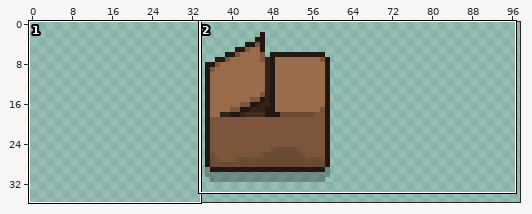
Sprite sheet -- resources/gfx/grid/boxgrid.png. The first picture is a wide view before the edit; the outline marks the close-up.
Close-up. Earlier state:
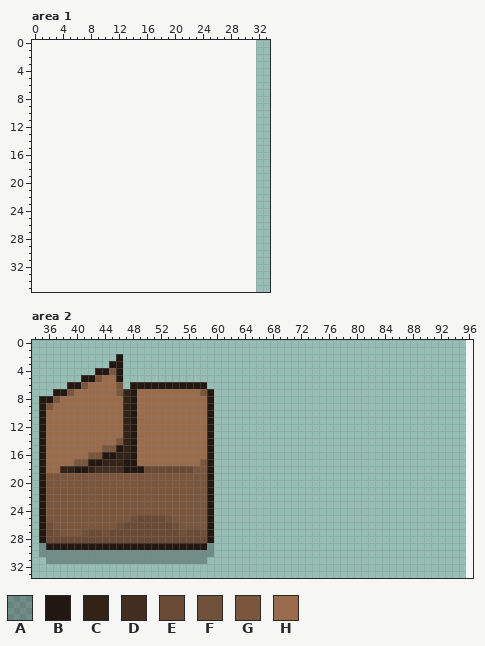
The file is 64x80 pixels. Colours within 5 levels of each other are drawn and written as one. Shown: area 1: x 0..33, y 0..35; area 2: x 34..96, y 0..33. The old version is drawn lined up with the new one, on the new canvas. The wide view leaves out empty margins.
Palette (. is transparent): A #00000040  B #221811  C #332317  D #422e20  E #6a4a34  F #715039  G #7c563c  H #9a6c4c
Pixels before, area 2, first column x 35:
 2 ...........B.............
 3 ..........BB.............
 4 ........BBGB.............
 5 ......BBGHHB.............
 6 ....BBGHHHHG.BBBBBBBBBBB.
 7 ..BBGHHHHHHGCBHHHHHHHHHGB
 8 BBGHHHHHHHHHCBHHHHHHHHHHB
 9 BGHHHHHHHHHHCBHHHHHHHHHHB
10 BHHHHHHHHHHHCBHHHHHHHHHHB
11 BHHHHHHHHHHHCBHHHHHHHHHHB
12 BHHHHHHHHHHHCBHHHHHHHHHHB
13 BHHHHHHHHHHHCBHHHHHHHHHHB
14 BHHHHHHHHHHGCBHHHHHHHHHHB
15 BHHHHHHHHGGBCBHHHHHHHHHHB
16 BHHHHHHGGBBCCBHHHHHHHHHHB
17 BHHHHGGBBCCCBBHHHHHHHHHGB
18 BHHCCBBCDDDDBBBEEEEEEEGGB
19 BGGGGGGGGGGGGGGGGGGGGGGGB
20 BGGGGGGGGGGGGGGGGGGGGGGGB
21 BGGGGGGGGGGGGGGGGGGGGGGGB
22 BGGGGGGGGGGGGGGGGGGGGGGGB
23 BGGGGGGGGGGGGGGGGGGGGGGGB
24 BGGGGGGGGGGGGGGGGGGGGGGGB
25 BGGGGGGGGGGGGFEEEEFGGGGGB
26 BFGGGGGGGGGFEEEEEEEFGGGGB
27 BEFGGGFEEFEEEEEEEEEEFEEFB
28 BEEEEEEEEEEEEEEEEEEEEEEEB
29 ABBBBBBBBBBBBBBBBBBBBBBBA
30 AAAAAAAAAAAAAAAAAAAAAAAAA
31 .AAAAAAAAAAAAAAAAAAAAAAA.
Once edited:
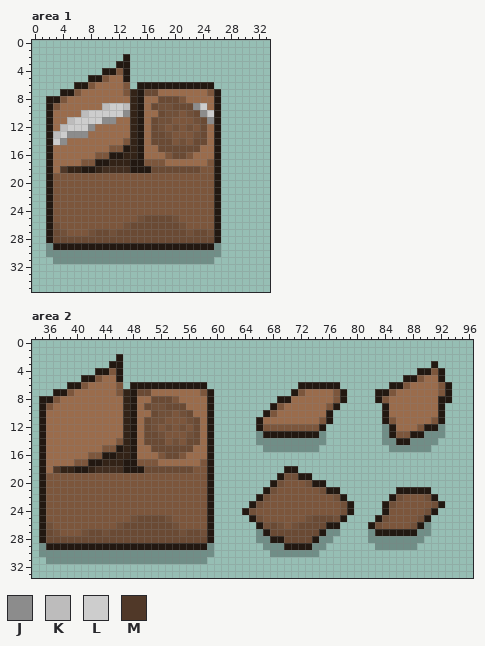
Colours new in this view: J #8c8c8c  K #bdbcbc  L #cdcdcd  M #503828
From old to new:
canvas 64x80 -> 152x100, the old top-left corner now at 32,-1 (the part of the old canvas that was cut away was empty and is not shown)
Area 1:
y 2: x 13 . -> B
y 3: x 12..13 .. -> BB
y 4: x 10..13 .... -> BBGB
y 5: x 8..13 ...... -> BBGHHB
y 6: x 6..13 ........ -> BBGHHHHG; x 15..25 ........... -> BBBBBBBBBBB
y 7: x 4..26 ....................... -> BBGHHHHHHGCBEEHHHHHHHGB
y 8: x 2..26 ......................... -> BBGHHHHHHHHHCBHHEEEGHHHHB
y 9: x 2..26 ......................... -> BGHHHHHHKLLKCBHEFFEEEJLHB
y 10: x 2..26 ......................... -> BHHHHKLLLLLJCBHHEFFGFEJLB
y 11: x 2..26 ......................... -> BHHKLLLLJJHHCBHEFFGGGFEJB
y 12: x 2..26 ......................... -> BHKLLLJHHHHHCBHEFGFGFGEHB
y 13: x 2..26 ......................... -> BKLJJJHHHHHHCBHEEFGGGFEHB
y 14: x 2..26 ......................... -> BLJHHHHHHHHGCBHEEEGFGEEHB
y 15: x 2..26 ......................... -> BHHHHHHHHGGBCBHHEEEEEEHHB
y 16: x 2..26 ......................... -> BHHHHHHGGBBCCBHHHGEEGHHHB
y 17: x 2..26 ......................... -> BHHHHGGBBCCCBBGGGHHHHHHGB
y 18: x 2..26 ......................... -> BHMCCBBCDDDDBBBEEEEEEEGGB
y 19..24: x 2..26 ......................... -> BGGGGGGGGGGGGGGGGGGGGGGGB
y 25: x 2..26 ......................... -> BGGGGGGGGGGGGFEEEEFGGGGGB
y 26: x 2..26 ......................... -> BFGGGGGGGGGFEEEEEEEFGGGGB
y 27: x 2..26 ......................... -> BEFGGGFEEFEEEEEEEEEEFEEFB
y 28: x 2..26 ......................... -> BEEEEEEEEEEEEEEEEEEEEEEEB
y 29: x 2..26 ......................... -> ABBBBBBBBBBBBBBBBBBBBBBBA
y 30: x 2..26 ......................... -> AAAAAAAAAAAAAAAAAAAAAAAAA
y 31: x 3..25 ....................... -> AAAAAAAAAAAAAAAAAAAAAAA
Area 2:
y 3: x 91 . -> B
y 4: x 89..92 .... -> BBGB
y 5: x 87..92 ...... -> BBGHHB
y 6: x 72..77 ...... -> BBBBBB; x 85..93 ......... -> BBGHHHHGB
y 7: x 49..50 HH -> EE; x 71..78 ........ -> BGHHHHGB; x 83..93 ........... -> BBGHHHHHHGB
y 8: x 51..54 HHHH -> EEEG; x 69..78 .......... -> BBHHHHHHGB; x 83..93 ........... -> BGHHHHHHHBB
y 9: x 50..55 HHHHHH -> EFFEEE; x 68..77 .......... -> BGHHHHHHGB; x 84..92 ......... -> BHHHHHHHB
y 10: x 51..56 HHHHHH -> EFFGFE; x 67..76 .......... -> BGHHHHHHHB; x 84..92 ......... -> BHHHHHHHB
y 11: x 50..57 HHHHHHHH -> EFFGGGFE; x 66..76 ........... -> BHHHHHHHHGB; x 84..92 ......... -> BGHHHHHGB
y 12: x 50..57 HHHHHHHH -> EFGFGFGE; x 66..75 .......... -> BGGGGGGGGB; x 84..92 ......... -> ABHHHGBBA
y 13: x 50..57 HHHHHHHH -> EEFGGGFE; x 66..75 .......... -> ABBBBBBBBA; x 84..92 ......... -> ABGGBBAAA
y 14: x 50..57 HHHHHHHH -> EEEGFGEE; x 66..75 .......... -> AAAAAAAAAA; x 84..91 ........ -> AABBAAAA
y 15: x 51..56 HHHHHH -> EEEEEE; x 67..74 ........ -> AAAAAAAA; x 85..90 ...... -> AAAAAA
y 16: x 52..55 HHHH -> GEEG
y 17: x 49..51 HHH -> GGG
y 18: x 37 H -> M; x 70..71 .. -> BB
y 19: x 69..73 ..... -> BFFBB
y 20: x 68..75 ........ -> BFGGGFBB
y 21: x 67..77 ........... -> BFGGGGGGFBB; x 86..90 ..... -> BBBBB
y 22: x 66..78 ............. -> BFGGGGGGGGGFB; x 85..91 ....... -> BFGGGFB
y 23: x 65..79 ............... -> BFGGGGGGGGGGGFB; x 84..92 ......... -> BFGGGGGFB
y 24: x 64..79 ................ -> BFGGGGGGGGGGGGFB; x 84..91 ........ -> BGGGGGFB
y 25: x 65..78 .............. -> BFGGGGGGFEEEFB; x 83..90 ........ -> BFGGGGFB
y 26: x 66..77 ............ -> BFEFGFEEEEBB; x 82..90 ......... -> BFGGGGFBA
y 27: x 66..77 ............ -> ABEEEEEEEBAA; x 82..90 ......... -> ABBBBBBAA
y 28: x 66..76 ........... -> AABBEEEEBAA; x 82..89 ........ -> AAAAAAAA
y 29: x 67..75 ......... -> AAABBBBAA; x 83..88 ...... -> AAAAAA
y 30: x 68..74 ....... -> AAAAAAA
Pixel boxes of the changes (left, top, right, bottom) in both close-ups:
added: (46, 54, 221, 264)
added: (242, 361, 452, 557)
changed: (137, 389, 200, 466)
changed: (53, 466, 60, 473)
